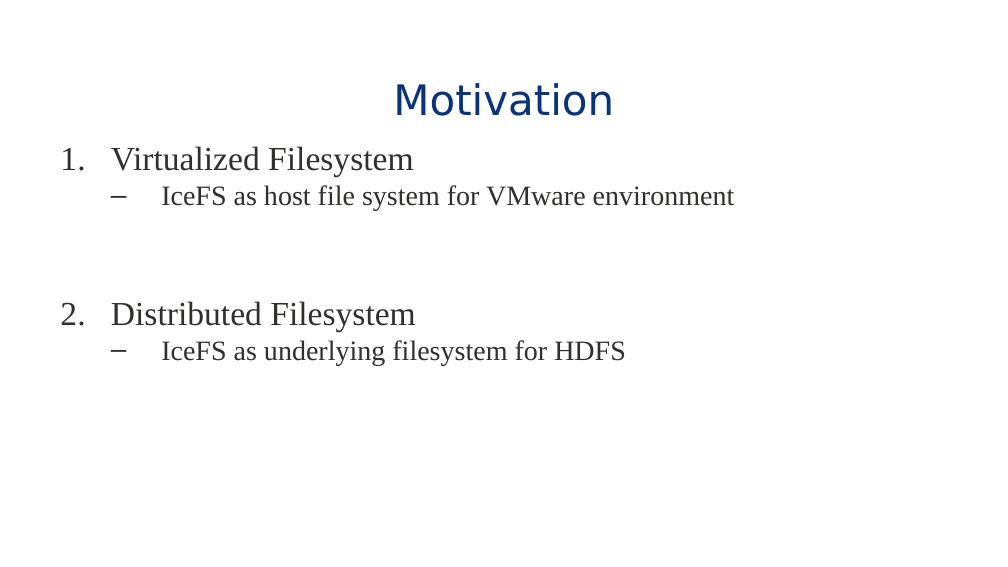
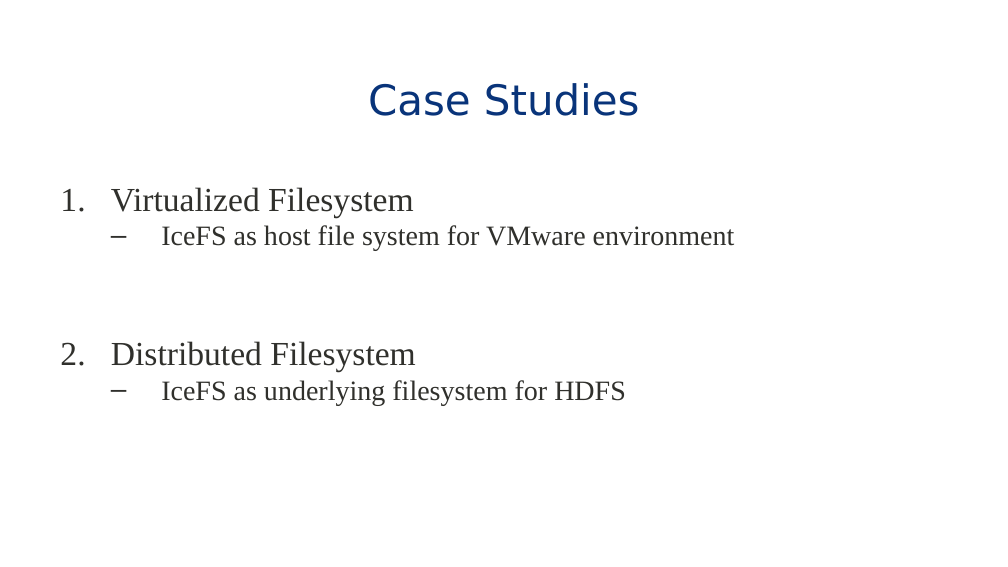
Before and after one commit to eddie-c-davis/cs-advos, a slide deck: slide 21 of presentations/IceFS.pptx (slide 10 before the commit). Drawn at 1008x567 pixels with LibreOffice and Linux fonts; fonts in the diff are those of the drawing; background and template pictures are left out. Boxes give left, top, right and bottom in pixels: in the first picture for what was removed or moved away, otherwise in the second. Text is boxed around its words. In the diff, an @@ line names an element or a change of style, - is before the commit and + after.

```diff
--- a/presentations/IceFS.pptx
+++ b/presentations/IceFS.pptx
@@ title at bbox=[368, 83, 640, 116]: text changed @@
-Motivation
+Case Studies
@@ text "Virtualized Filesystem": place and size @@
-text "Virtualized Filesystem" at bbox=[111, 146, 735, 365]
+text "Virtualized Filesystem" at bbox=[111, 187, 735, 406]
```
Also in this commit, not shown: 5 other slides changed, 6 slides added, 8 slides removed.
